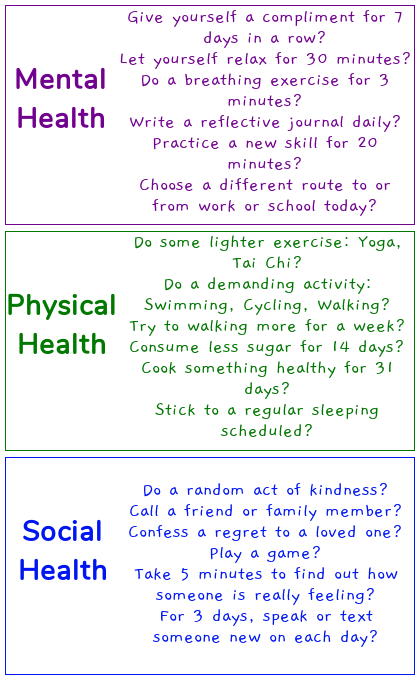
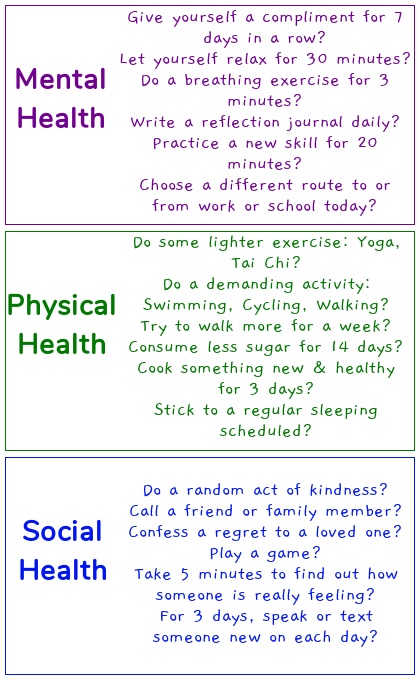
Two versions of the same layered image (420x680). Layer-by-layer changes:
painted on "Mental Health Text" over box(130, 115, 400, 132)
painted on "Physical Health Text" over box(129, 235, 404, 437)
